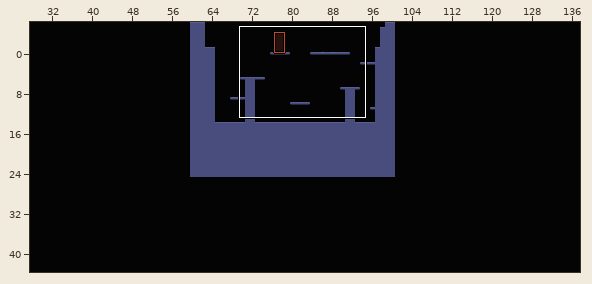
LDtk project -- assets/tilemaps/sample.ldtk. The picture above shows the old version from afar; the outline marks the close-up.
Close-up. Old version:
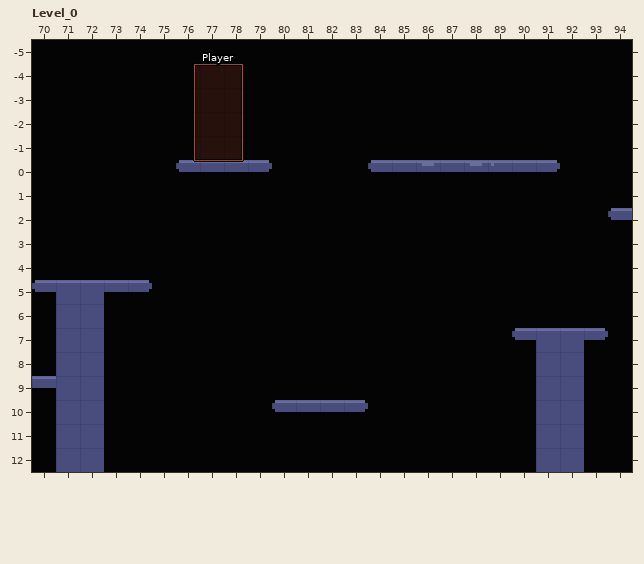
Cells are 8x8 px. Shown: Level_0 x 70..94, y -5..12. The commit also changed other parts of the map, which this record leaves out. The old version is drawn lined up with the new one.
Once edited:
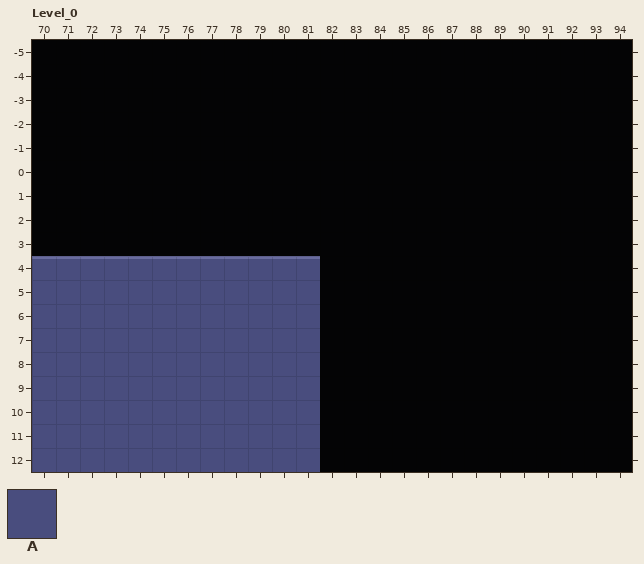
Key: from "IntGrid": A 1 "Terrain".
_ is an empty cell.
Objects are placed by their top-left corner, in cells (3,4 is the top-left corner of cell 3,4); size is 1x1 cell unless given.
The exact change:
{"change": "map size 41x32 -> 138x52 cells (old content now starts at 60,-7; both pictures use the new coordinates)"}
{"where": "layer \"Entities\""}
{"was": "\"Player\" rectangle at 76.8,-4 size 2x4", "now": "outside this view"}
{"where": "layer \"IntGrid\""}
{"y":0,"x":76,"old":"AAAA","new":"____"}
{"y":0,"x":84,"old":"AAAAAAAA","new":"________"}
{"y":2,"x":94,"old":"A","new":"_"}
{"y":4,"x":70,"old":"____________","new":"AAAAAAAAAAAA"}
{"y":5,"x":75,"old":"_______","new":"AAAAAAA"}
{"y":6,"x":70,"old":"_","new":"A"}
{"y":6,"x":73,"old":"_________","new":"AAAAAAAAA"}
{"y":7,"x":70,"old":"_","new":"A"}
{"y":7,"x":73,"old":"_________","new":"AAAAAAAAA"}
{"y":7,"x":90,"old":"AAAA","new":"____"}
{"y":8,"x":70,"old":"_","new":"A"}
{"y":8,"x":73,"old":"_________","new":"AAAAAAAAA"}
{"y":8,"x":91,"old":"AA","new":"__"}
{"y":9,"x":73,"old":"_________","new":"AAAAAAAAA"}
{"y":9,"x":91,"old":"AA","new":"__"}
{"y":10,"x":70,"old":"_","new":"A"}
{"y":10,"x":73,"old":"_______","new":"AAAAAAA"}
{"y":10,"x":82,"old":"AA","new":"__"}
{"y":10,"x":91,"old":"AA","new":"__"}
{"y":11,"x":70,"old":"_","new":"A"}
{"y":11,"x":73,"old":"_________","new":"AAAAAAAAA"}
{"y":11,"x":91,"old":"AA","new":"__"}
{"y":12,"x":70,"old":"_","new":"A"}
{"y":12,"x":73,"old":"_________","new":"AAAAAAAAA"}
{"y":12,"x":91,"old":"AA","new":"__"}
